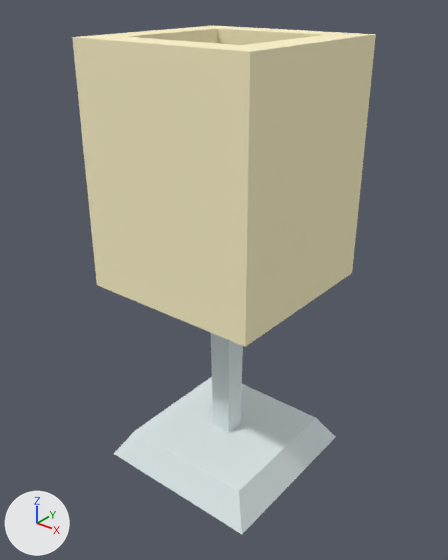
What one commit did to the glTF model assets/props/furniture/lampSquareTable.glb.
One viewpoint serves both versions: a 50 mm camera at (0.29, -0.23, 0.318) aimed at (0.06, 0.057, 0.14). The axes (+X, +Y, +Z) are drawn at lower left. The lights are the same throughout. The picture after the commit comes second. Vertices at exactly the same position are counted once.

The first picture shows 'lampSquareTable(Clone)'.
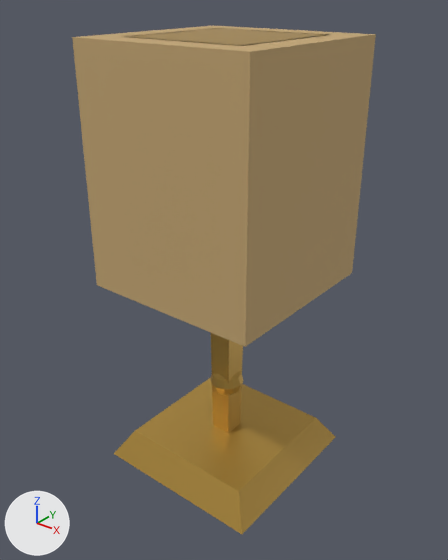
Changed parts and their boxes [x1, y1, x2, y2] in the pictures (448 x 560 px):
part 1 of me_mesh_lampsquaretable, added (orange)
    after: [210, 372, 243, 395]
part 2 of me_mesh_lampsquaretable, added (orange)
    after: [122, 28, 327, 46]
part 3 of me_mesh_lampsquaretable, recoloured (beige to brown)
    both: [72, 25, 376, 347]
part 4 of me_mesh_lampsquaretable, recoloured (white to orange)
    both: [114, 333, 335, 534]

The change, as a diff of the scene's bpy script:
```diff
--- a/assets/props/furniture/lampSquareTable.glb.py
+++ b/assets/props/furniture/lampSquareTable.glb.py
@@ mat_walnutdark_006 @@
+mat_walnutdark_006 = principled_material('walnutDark.006')
+mat_walnutdark_006.base_color = (0.06, 0.028, 0.016)  # brown #452f22
+mat_walnutdark_006.roughness = 0.55
@@ mat_shade_006 @@
+mat_shade_006 = principled_material('shade.006')
+mat_shade_006.base_color = (0.55, 0.38, 0.17)  # brown #c4a673
+mat_shade_006.roughness = 0.8
@@ mat_brass_006 @@
+mat_brass_006 = principled_material('brass.006')
+mat_brass_006.base_color = (0.55, 0.34, 0.07)  # orange #c49e4b
+mat_brass_006.metallic = 0.6
+mat_brass_006.roughness = 0.4
@@ me_mesh_lampsquaretable @@
 # used by ob_lampsquaretable_clone; location = (0.0, 0.0, 0.0)
-me_mesh_lampsquaretable.from_pydata(...)  # 32 vertices, 60 faces; spans x 0.0..0.12, y 0.0..0.12, z 0.0..0.29
+me_mesh_lampsquaretable.from_pydata(...)  # 118 vertices, 216 faces; spans x 0.0..0.12, y 0.0..0.12, z 0.0..0.29
+# me_mesh_lampsquaretable part 1: a new loose piece, a UV sphere (12 segments, 6 rings, poles along z) spanning x 0.048..0.072, y 0.048..0.072, z 0.048..0.072, in mat_brass_006 (orange #c49e4b)
+# me_mesh_lampsquaretable part 2: a new loose piece, a box spanning x 0.018..0.102, y 0.018..0.102, z 0.286..0.29, in mat_brass_006 (orange #c49e4b)
+# me_mesh_lampsquaretable part 3: 32 faces spanning x 0.0..0.12, y 0.0..0.12, z 0.14..0.29 switch from mat_lamp (beige #fff5ca) to mat_shade_006 (brown #c4a673)
+# me_mesh_lampsquaretable part 4: 28 faces spanning x 0.0..0.12, y 0.0..0.12, z 0.0..0.215 switch from mat_metal (white #dfeaec) to mat_brass_006 (orange #c49e4b)
+# other edits to the shape of me_mesh_lampsquaretable do not show in these pictures
+me_mesh_lampsquaretable.materials.append(mat_walnutdark_006)  # brown #452f22
```
